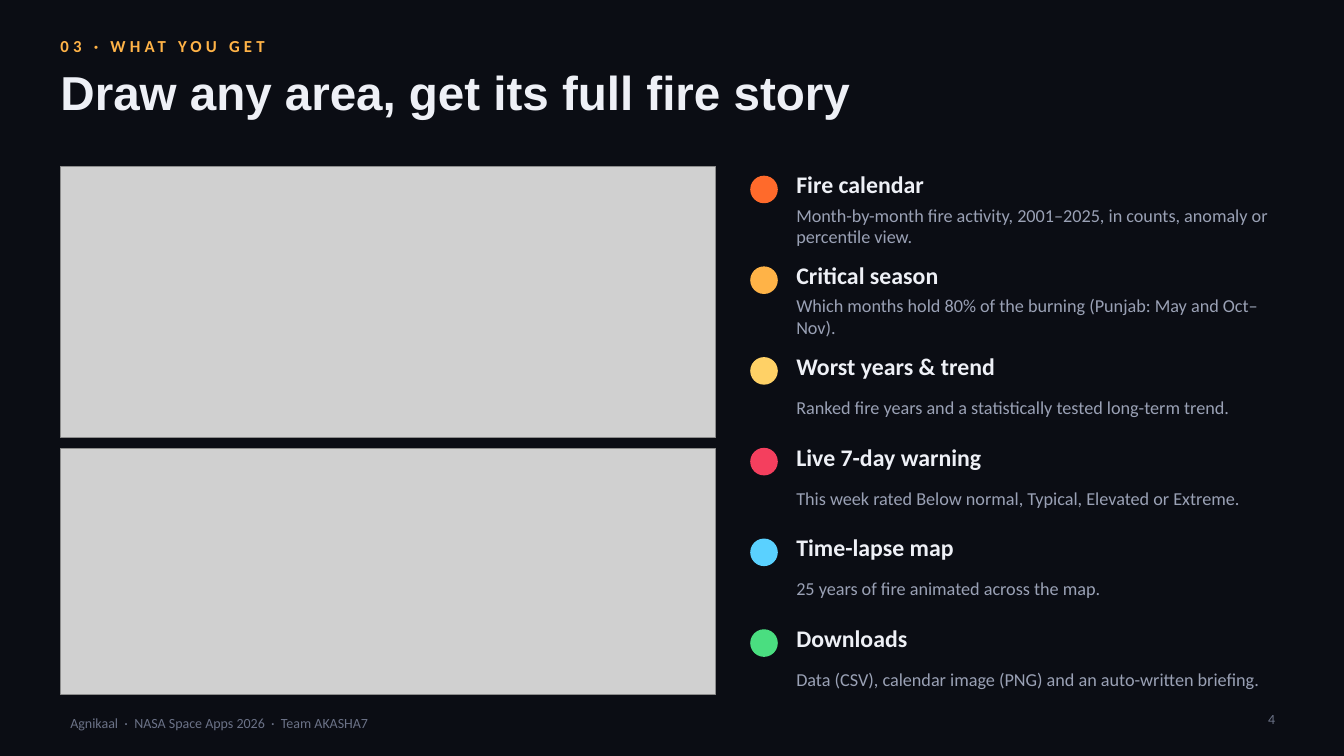
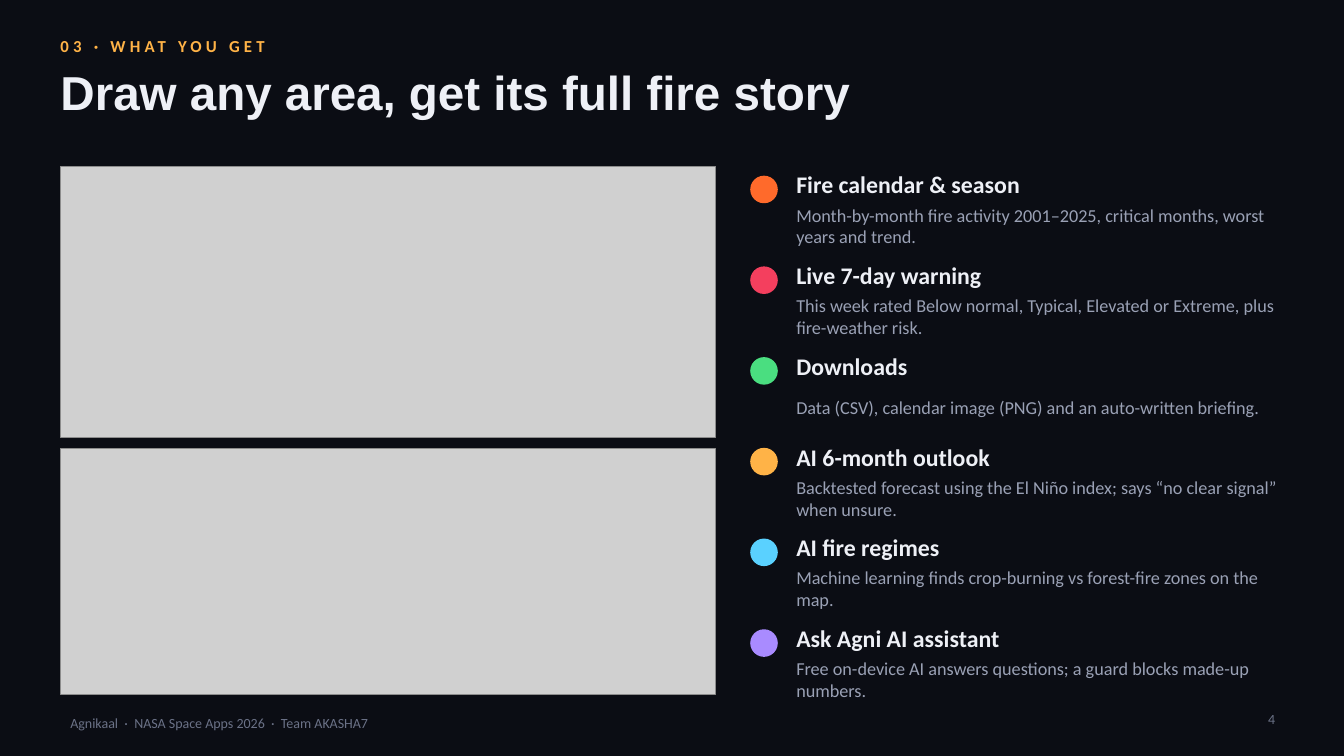
Before and after one commit to abhinandaventus-max/agnikaal, a slide deck: slide 4 of promo/Agnikaal-Presentation.pptx. Drawn at 1344x756 pixels with LibreOffice and Linux fonts; fonts in the diff are those of the drawing; grey boxes stand for pictures. Boxes give left, top, right and bottom in pixels: in the first picture for what was removed or moved away, otherwise in the second. Text is boxed around its words. In the diff, an @@ line names an element or a change of style, - is before the commit and + after.

Commit message:
Intro video + presentation: add the AI features
- New narrated AI scene (outlook with El Nino, regimes map, Ask Agni) in both videos
- Presentation slides 1, 4, 5 and 6 cover the AI layer (outlook hit rate, guard)

```diff
--- a/promo/Agnikaal-Presentation.pptx
+++ b/promo/Agnikaal-Presentation.pptx
@@ text at box(796, 176, 1019, 193): text changed @@
-Fire calendar
+Fire calendar & season
@@ text at box(796, 209, 1264, 246): text changed @@
-Month-by-month fire activity, 2001–2025, in counts, anomaly or percentile view.
+Month-by-month fire activity 2001–2025, critical months, worst years and trend.
@@ ellipse at box(751, 267, 777, 293): fill #FFB347 to #F43F5E; outline #FFB347 1 pt to #F43F5E 1 pt @@
@@ text at box(796, 267, 981, 288): text changed @@
-Critical season
+Live 7-day warning
@@ text at box(796, 299, 1274, 334): text changed @@
-Which months hold 80% of the burning (Punjab: May and Oct–Nov).
+This week rated Below normal, Typical, Elevated or Extreme, plus fire-weather risk.
@@ ellipse at box(751, 358, 777, 384): fill #FFD166 to #4ADE80; outline #FFD166 1 pt to #4ADE80 1 pt @@
@@ text at box(796, 358, 907, 375): text changed @@
-Worst years & trend
+Downloads
@@ text at box(796, 401, 1259, 417): text changed @@
-Ranked fire years and a statistically tested long-term trend.
+Data (CSV), calendar image (PNG) and an auto-written briefing.
@@ ellipse at box(751, 449, 777, 475): fill #F43F5E to #FFB347; outline #F43F5E 1 pt to #FFB347 1 pt @@
@@ text at box(796, 449, 990, 466): text changed @@
-Live 7-day warning
+AI 6-month outlook
@@ text at box(796, 481, 1277, 516): text changed @@
-This week rated Below normal, Typical, Elevated or Extreme.
+Backtested forecast using the El Niño index; says “no clear signal” when unsure.
@@ text at box(796, 539, 939, 560): text changed @@
-Time-lapse map
+AI fire regimes
@@ text at box(796, 571, 1258, 609): text changed @@
-25 years of fire animated across the map.
+Machine learning finds crop-burning vs forest-fire zones on the map.
@@ ellipse at box(751, 630, 777, 656): fill #4ADE80 to #A98BFF; outline #4ADE80 1 pt to #A98BFF 1 pt @@
@@ text at box(796, 630, 999, 651): text changed @@
-Downloads
+Ask Agni AI assistant
@@ text at box(796, 662, 1249, 697): text changed @@
-Data (CSV), calendar image (PNG) and an auto-written briefing.
+Free on-device AI answers questions; a guard blocks made-up numbers.
```
Also in this commit, not shown: 3 other slides changed, 8 other files.
